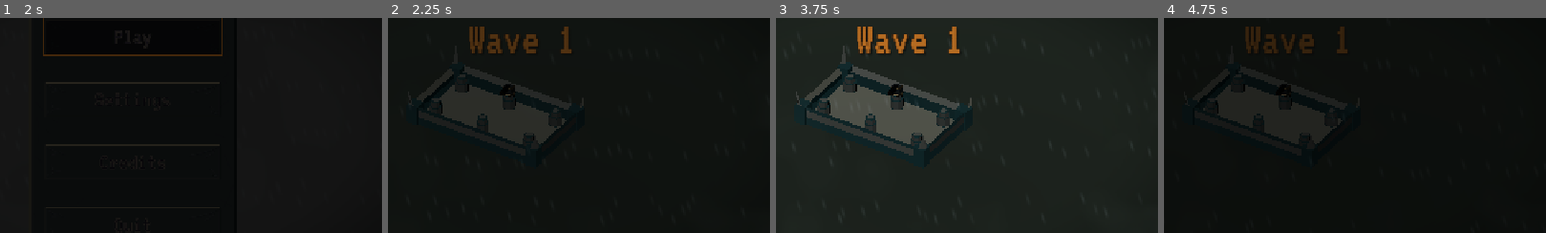
Above: before the commit, frames 1-4 (left to right).
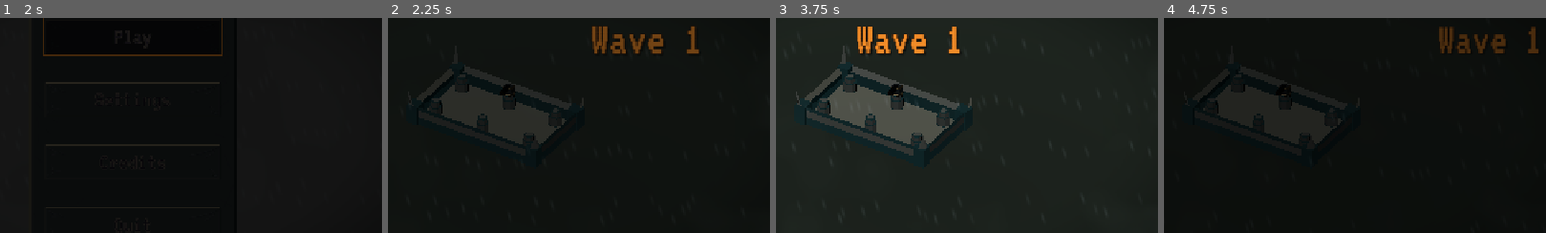
Above: after the commit, the same moments.

Repository: JeremyMarkWilcox/Tower-Defense
Game: Godot game, scene res://core/ui/boot.tscn
Same seed, same stepped clock (60 frames per second), same inputs: the game is played once before the commit and once after it. Sound files missing from this copy of the repository are replaced by a short silence.
Inputs (mouse positions are % of the whole screen's width and height, from its top left):
- Up to frame 1 (2 s): tap Enter at 0.5 s; move the mouse to (72, 45) at 0.52 s; hold Right (ui_right) 0.53-1.28 s; hold Space (thread_cut) 0.53-1.28 s; click (72, 45) at 0.67 s; move the mouse to (30, 55) at 1.27 s; hold Down (ui_down) from 1.28 s (still down); tap E (thread_next) at 1.35 s
- Up to frame 2 (2.25 s): move the mouse to (60, 28) at 2.02 s; release Down (ui_down) at 2.03 s; hold Right (ui_right) from 2.03 s (still down); hold Q (thread_prev) from 2.03 s (still down)
- Up to frame 3 (3.75 s): move the mouse to (45, 70) at 2.77 s; release Right (ui_right) at 2.78 s; release Q (thread_prev) at 2.78 s; hold Up (ui_up) 2.78-3.53 s; tap R at 2.85 s; click (45, 70) at 2.92 s; tap Space (thread_cut) at 3.5 s; move the mouse to (80, 65) at 3.52 s; hold Left (ui_left) from 3.53 s (still down); tap K at 3.6 s
- Up to frame 4 (4.75 s): tap Escape (pause) at 4.15 s; release Left (ui_left) at 4.25 s; click "Restart" at 4.25 s
The pictures show only the part of the screen within x 33-83%, y 24-74%; the shares and areas given below are measured in that part.

Frame 1 is identical in both runs. In frame 2, 2.5% of the frame differs, in the area x 21-82%, y 4-17%; in frame 3, 1.1%; in frame 4, 2.2%.

Commit message:
Sounds

Diff:
--- a/assets/3d_art/particle_effects/attacks/frost_nova.gd
+++ b/assets/3d_art/particle_effects/attacks/frost_nova.gd
@@ -7,8 +7,12 @@
 ## How see-through the ring is at its strongest. 0 = invisible, 1 = solid.
 @export_range(0.0, 1.0, 0.05) var ring_alpha := 0.35
 
+@export var sound: AudioStream
+@export var sound_volume_db := -4.0
+
 
 func play(radius: float) -> void:
+	Audio.play_sfx(sound, 0.05, sound_volume_db)
 	if ring == null:
 		queue_free()
 		return
--- a/assets/3d_art/particle_effects/attacks/frost_nova.tscn
+++ b/assets/3d_art/particle_effects/attacks/frost_nova.tscn
@@ -2,6 +2,7 @@
 
 [ext_resource type="Script" uid="uid://gttsjxoa4feg" path="res://assets/3d_art/particle_effects/attacks/frost_nova.gd" id="1_csfy4"]
 [ext_resource type="Texture2D" uid="uid://rckp6dgpnhy8" path="res://assets/2d_art/ice_shard.png" id="1_p02op"]
+[ext_resource type="AudioStream" uid="uid://xkswioftljfm" path="res://assets/sounds/sfx/frost_nova.wav" id="2_f4xi0"]
 
 [sub_resource type="StandardMaterial3D" id="StandardMaterial3D_f4xi0"]
 transparency = 1
@@ -37,6 +38,8 @@
 ring = NodePath("Ring")
 shards = NodePath("Shards")
 ring_alpha = 0.2
+sound = ExtResource("2_f4xi0")
+sound_volume_db = -24.0
 
 [node name="Ring" type="MeshInstance3D" parent="." unique_id=1878222262]
 mesh = SubResource("TorusMesh_ra2i3")
--- a/core/autoloads/audio.gd
+++ b/core/autoloads/audio.gd
@@ -1,7 +1,9 @@
 extends Node
 ## UI sounds for every button, a small SFX pool, and music with crossfade.
 
-const SFX_VOICES := 8
+const SFX_VOICES := 16
+## The same sound can't restart more often than this (stops shot spam from stacking up).
+const MIN_REPEAT_GAP := 0.05
 const NAV_ACTIONS: Array[String] = ["ui_up", "ui_down", "ui_left", "ui_right", "ui_focus_next", "ui_focus_prev"]
 
 @export_group("UI Sounds")
@@ -12,12 +14,19 @@
 @export_group("Music")
 @export var default_crossfade := 1.0
 
+@export_group("Ambience")
+## Plays from boot in every scene and is never paused (the rain).
+@export var ambience: AudioStream
+@export var ambience_volume_db := -6.0
+
 var _ui_player: AudioStreamPlayer
 var _sfx_players: Array[AudioStreamPlayer] = []
 var _music_a: AudioStreamPlayer
 var _music_b: AudioStreamPlayer
 var _active_music: AudioStreamPlayer
 var _music_tween: Tween
+var _last_played: Dictionary = {}  # AudioStream -> last start time in ms
+var _ambience_player: AudioStreamPlayer
 
 
 func _ready() -> void:
@@ -30,6 +39,11 @@
 	_active_music = _music_a
 	get_tree().node_added.connect(_on_node_added)
 	_hook_existing.call_deferred(get_tree().root)
+	_ambience_player = _make_player("Ambience")
+	if ambience:
+		_ambience_player.stream = ambience
+		_ambience_player.volume_db = ambience_volume_db
+		_ambience_player.play()
 
 
 # --- UI ---
@@ -47,13 +61,18 @@
 
 # --- SFX ---
 
-func play_sfx(stream: AudioStream, pitch_variation := 0.0) -> void:
+func play_sfx(stream: AudioStream, pitch_variation := 0.0, volume_db := 0.0) -> void:
 	if stream == null:
 		return
+	var now := Time.get_ticks_msec()
+	if now - int(_last_played.get(stream, -100000)) < MIN_REPEAT_GAP * 1000.0:
+		return  # this exact sound just played; skip the duplicate
+	_last_played[stream] = now
 	for player in _sfx_players:
 		if not player.playing:
 			player.stream = stream
 			player.pitch_scale = 1.0 + randf_range(-pitch_variation, pitch_variation)
+			player.volume_db = volume_db
 			player.play()
 			return
 	# every voice is busy: skip this sound rather than cut one off
@@ -62,6 +81,7 @@
 # --- Music ---
 
 func play_music(stream: AudioStream, fade_time := default_crossfade) -> void:
+	set_music_paused(false)
 	if stream == null:
 		stop_music(fade_time)
 		return
@@ -98,6 +118,12 @@
 	await _music_tween.finished
 	if from and from != to:
 		from.stop()
+
+
+## Pauses or resumes the music where it is. Ambience and SFX keep playing.
+func set_music_paused(paused: bool) -> void:
+	_music_a.stream_paused = paused
+	_music_b.stream_paused = paused
 
 
 func _set_linear_volume(value: float, player: AudioStreamPlayer) -> void:
--- a/core/autoloads/audio.tscn
+++ b/core/autoloads/audio.tscn
@@ -4,9 +4,12 @@
 [ext_resource type="AudioStream" uid="uid://d4bsisau8la3h" path="res://assets/sounds/sfx/question_004.wav" id="2_joat1"]
 [ext_resource type="AudioStream" uid="uid://c6n6odedvnoji" path="res://assets/sounds/sfx/select_001.ogg" id="3_kgqjb"]
 [ext_resource type="AudioStream" uid="uid://5pmss0av5i1" path="res://assets/sounds/sfx/back_002.ogg" id="4_0uhop"]
+[ext_resource type="AudioStream" uid="uid://cmy8cf4wkah2q" path="res://assets/sounds/music/Rainfg.ogg" id="5_kgqjb"]
 
 [node name="Audio" type="Node" unique_id=238841783]
 script = ExtResource("1_v581s")
 hover_sound = ExtResource("2_joat1")
 click_sound = ExtResource("3_kgqjb")
 back_sound = ExtResource("4_0uhop")
+ambience = ExtResource("5_kgqjb")
+ambience_volume_db = 0.0
--- a/core/autoloads/settings.gd
+++ b/core/autoloads/settings.gd
@@ -5,7 +5,7 @@
 
 const CONFIG_PATH := "user://settings.cfg"
 
-var volumes: Dictionary[String, float] = {"Master": 1.0, "Music": 0.8, "SFX": 0.8, "UI": 0.8}
+var volumes: Dictionary[String, float] = {"Master": 1.0, "Music": 0.8, "SFX": 0.8, "UI": 0.8, "Ambience": 0.8}
 var fullscreen := false
 var ui_scale := 1.0
 var screen_shake := true
--- a/core/ui/settings_menu.gd
+++ b/core/ui/settings_menu.gd
@@ -6,6 +6,7 @@
 @export var music_slider: HSlider
 @export var sfx_slider: HSlider
 @export var ui_slider: HSlider
+@export var ambience_slider: HSlider
 @export var fullscreen_toggle: CheckButton
 @export var shake_toggle: CheckButton
 @export var flash_toggle: CheckButton
@@ -23,6 +24,7 @@
 	master_slider.value_changed.connect(func(value: float) -> void: Settings.set_volume("Master", value))
 	music_slider.value_changed.connect(func(value: float) -> void: Settings.set_volume("Music", value))
 	sfx_slider.value_changed.connect(func(value: float) -> void: Settings.set_volume("SFX", value))
+	ambience_slider.value_changed.connect(func(value: float) -> void: Settings.set_volume("Ambience", value))
 	ui_slider.value_changed.connect(func(value: float) -> void: Settings.set_volume("UI", value))
 	fullscreen_toggle.toggled.connect(Settings.set_fullscreen)
 	shake_toggle.toggled.connect(Settings.set_screen_shake)
@@ -54,6 +56,7 @@
 	master_slider.set_value_no_signal(Settings.volumes["Master"])
 	music_slider.set_value_no_signal(Settings.volumes["Music"])
 	sfx_slider.set_value_no_signal(Settings.volumes["SFX"])
+	ambience_slider.set_value_no_signal(Settings.volumes["Ambience"])
 	ui_slider.set_value_no_signal(Settings.volumes["UI"])
 	var is_fullscreen := Settings.fullscreen
 	if OS.has_feature("web"):
--- a/core/ui/settings_menu.tscn
+++ b/core/ui/settings_menu.tscn
@@ -2,7 +2,7 @@
 
 [ext_resource type="Script" uid="uid://ofjd23x0aj6q" path="res://core/ui/settings_menu.gd" id="1_ig1xr"]
 
-[node name="SettingsMenu" type="Control" unique_id=662873383 node_paths=PackedStringArray("master_slider", "music_slider", "sfx_slider", "ui_slider", "fullscreen_toggle", "shake_toggle", "fla …(146 unchanged characters)…
+[node name="SettingsMenu" type="Control" unique_id=662873383 node_paths=PackedStringArray("master_slider", "music_slider", "sfx_slider", "ui_slider", "ambience_slider", "fullscreen_toggle", "shake_toggle", "fla …(146 unchanged characters)…
 layout_mode = 3
 anchors_preset = 15
 anchor_right = 1.0
@@ -14,6 +14,7 @@
 music_slider = NodePath("VBoxMain/ScrollContainer/ScrollerVBox/Music/MusicHSlider")
 sfx_slider = NodePath("VBoxMain/ScrollContainer/ScrollerVBox/SFX/SFXHSlider")
 ui_slider = NodePath("VBoxMain/ScrollContainer/ScrollerVBox/UISounds/UIHSlider")
+ambience_slider = NodePath("VBoxMain/ScrollContainer/ScrollerVBox/Ambience/AmbienceHSlider")
 fullscreen_toggle = NodePath("VBoxMain/ScrollContainer/ScrollerVBox/FullScreenBox/FullScreen")
 shake_toggle = NodePath("VBoxMain/ScrollContainer/ScrollerVBox/ShakeScreenBox/ScreenShake")
 flash_toggle = NodePath("VBoxMain/ScrollContainer/ScrollerVBox/FlashingEffectsBox/FlashingEffects")
@@ -104,6 +105,22 @@
 max_value = 1.0
 step = 0.05
 
+[node name="Ambience" type="HBoxContainer" parent="VBoxMain/ScrollContainer/ScrollerVBox" unique_id=917424789]
+layout_mode = 2
+
+[node name="AmbienceLabel" type="Label" parent="VBoxMain/ScrollContainer/ScrollerVBox/Ambience" unique_id=879088305]
+custom_minimum_size = Vector2(150, 0)
+layout_mode = 2
+text = "Ambience"
+
+[node name="AmbienceHSlider" type="HSlider" parent="VBoxMain/ScrollContainer/ScrollerVBox/Ambience" unique_id=725598598]
+custom_minimum_size = Vector2(400, 0)
+layout_mode = 2
+size_flags_horizontal = 6
+size_flags_vertical = 4
+max_value = 1.0
+step = 0.05
+
 [node name="SFX" type="HBoxContainer" parent="VBoxMain/ScrollContainer/ScrollerVBox" unique_id=1814023023]
 layout_mode = 2
 
--- a/core/ui/title.tscn
+++ b/core/ui/title.tscn
@@ -1,7 +1,6 @@
 [gd_scene format=3 uid="uid://bub40ec1qfl2u"]
 
 [ext_resource type="Script" uid="uid://dotsrnnn415j1" path="res://core/ui/title.gd" id="1_s5xim"]
-[ext_resource type="AudioStream" uid="uid://bjtpqornf3g4s" path="res://assets/sounds/music/deified.mp3" id="2_4snhl"]
 [ext_resource type="PackedScene" uid="uid://dr52lc4bvyyj7" path="res://core/ui/settings_menu.tscn" id="2_fepre"]
 [ext_resource type="PackedScene" uid="uid://ms65ua2jh58q" path="res://game/ui/screens/skull_button.tscn" id="3_2fc5o"]
 [ext_resource type="PackedScene" uid="uid://drybvcb351xjl" path="res://core/ui/title_backdrop.tscn" id="3_2uxhk"]
@@ -54,7 +53,6 @@
 grow_vertical = 2
 script = ExtResource("1_s5xim")
 game_scene = "uid://bghavjkofsdd7"
-music = ExtResource("2_4snhl")
 play_button = NodePath("VBoxContainer/PlayButton")
 settings_button = NodePath("VBoxContainer/Settings")
 credits_button = NodePath("VBoxContainer/CreditsButton")
--- a/default_bus_layout.tres
+++ b/default_bus_layout.tres
@@ -19,3 +19,9 @@
 bus/3/bypass_fx = false
 bus/3/volume_db = 0.0
 bus/3/send = &"Master"
+bus/4/name = &"Ambience"
+bus/4/solo = false
+bus/4/mute = false
+bus/4/bypass_fx = false
+bus/4/volume_db = 0.0
+bus/4/send = &"Master"
--- a/game/data/towers/bullet/bullet.gd
+++ b/game/data/towers/bullet/bullet.gd
@@ -50,6 +50,8 @@
 	var enemy := area.get_parent() as BaseEnemy
 	if enemy:
 		enemy.take_damage(int(damage))
+		if tower_data:
+			Audio.play_sfx(tower_data.get_hit_sound(type), 0.1, tower_data.hit_volume_db)
 		if tower_data:
 			_apply_effect(enemy)
 	_spawn_effect(hitParticle)
--- a/game/data/towers/towers/tower.gd
+++ b/game/data/towers/towers/tower.gd
@@ -87,6 +87,7 @@
 	bulletInstance.type = type
 	bulletInstance.level = level
 	bulletInstance.tower_data = tower_data
+	Audio.play_sfx(tower_data.get_shot_sound(type), 0.08, tower_data.shot_volume_db)
 
 	if twrShotParticle:
 		var flash := twrShotParticle.instantiate() as Node3D
--- a/game/data/towers/towers/tower_data.tres
+++ b/game/data/towers/towers/tower_data.tres
@@ -7,13 +7,17 @@
 [ext_resource type="PackedScene" uid="uid://cyn45b55j6a6x" path="res://assets/3d_art/particle_effects/attacks/fire_hit.tscn" id="2_r20n7"]
 [ext_resource type="PackedScene" uid="uid://6xr5g0kcstpl" path="res://game/data/towers/bullet/visuals/fireball.tscn" id="3_d81vh"]
 [ext_resource type="PackedScene" uid="uid://c6bt1b5a61xuv" path="res://assets/3d_art/particle_effects/attacks/cannon_hit.tscn" id="3_ec85p"]
+[ext_resource type="AudioStream" uid="uid://c1d3yo48jkt4w" path="res://assets/sounds/sfx/cannon_hit.wav" id="4_idbte"]
 [ext_resource type="PackedScene" uid="uid://cq6n43g7ad7iv" path="res://assets/3d_art/particle_effects/attacks/ice_hit.tscn" id="4_ldq5b"]
+[ext_resource type="AudioStream" uid="uid://cv54e54nf6ow4" path="res://assets/sounds/sfx/cannon.wav" id="5_7nsal"]
 [ext_resource type="PackedScene" uid="uid://dcnixmhr20vy4" path="res://assets/3d_art/towers/FireTowerlvl2.glb" id="6_d81vh"]
 [ext_resource type="PackedScene" uid="uid://bvh7wpjavnwmp" path="res://game/data/towers/bullet/visuals/ice_shard.tscn" id="6_ec85p"]
+[ext_resource type="AudioStream" uid="uid://rlxfta2pvmjv" path="res://assets/sounds/sfx/fire_tower.wav" id="8_ur78y"]
 [ext_resource type="PackedScene" uid="uid://ut5n0efofydj" path="res://assets/3d_art/particle_effects/attacks/frost_nova.tscn" id="9_imwhn"]
 [ext_resource type="PackedScene" uid="uid://dfqwo7pdhjwkd" path="res://game/data/towers/towers/icelvl_1.tscn" id="10_d81vh"]
 [ext_resource type="PackedScene" uid="uid://djrpki6vu1667" path="res://game/data/towers/towers/ice_towerlevel_2.tscn" id="11_d81vh"]
 [ext_resource type="PackedScene" uid="uid://ejbtcg4bo146" path="res://assets/3d_art/particle_effects/attacks/cannon_shoot.tscn" id="13_ec85p"]
+[ext_resource type="AudioStream" uid="uid://b4cw076tkga6l" path="res://assets/sounds/sfx/ice_tower.wav" id="14_ykpdv"]
 
 [resource]
 script = ExtResource("1_qm3ln")
@@ -32,6 +36,11 @@
 cannon_shoot = ExtResource("13_ec85p")
 ice_shoot = ExtResource("4_ldq5b")
 fire_shoot = ExtResource("2_r20n7")
+cannon_shot_sound = ExtResource("5_7nsal")
+fire_shot_sound = ExtResource("8_ur78y")
+ice_shot_sound = ExtResource("14_ykpdv")
+shot_volume_db = 0.0
+cannon_hit_sound = ExtResource("4_idbte")
 burn_tick_damage = Array[float]([1.5, 2.5])
 burst_gap = 0.25
 slow_duration = Array[float]([2.5, 0.5])
--- a/game/data/towers/towers/towerdata.gd
+++ b/game/data/towers/towers/towerdata.gd
@@ -31,6 +31,20 @@
 @export var cannon_shoot: PackedScene
 @export var ice_shoot: PackedScene
 @export var fire_shoot: PackedScene
+
+@export_group("Shot Sounds")
+@export var cannon_shot_sound: AudioStream
+@export var fire_shot_sound: AudioStream
+@export var ice_shot_sound: AudioStream
+## Shots play constantly, so they sit quieter than other sounds.
+@export var shot_volume_db := -8.0
+
+@export_group("Hit Sounds")
+## Leave a slot empty for no hit sound (e.g. Fire and Ice 1).
+@export var cannon_hit_sound: AudioStream
+@export var fire_hit_sound: AudioStream
+@export var ice_hit_sound: AudioStream
+@export var hit_volume_db := -10.0
 
 # One row per type; one entry per level on that path.
 var costData: Array[Array] = [
@@ -110,5 +124,25 @@
 	return scene if scene else cannon_shoot  # fall back if an export is empty
 
 
+func get_shot_sound(type: int) -> AudioStream:
+	match type:
+		FIRE:
+			return fire_shot_sound
+		ICE:
+			return ice_shot_sound
+		_:
+			return cannon_shot_sound
+
+
+func get_hit_sound(type: int) -> AudioStream:
+	match type:
+		FIRE:
+			return fire_hit_sound
+		ICE:
+			return ice_hit_sound
+		_:
+			return cannon_hit_sound
+
+
 func get_bullet_mesh(type: int, _level: int) -> PackedScene:
 	return [cannon_bullet, fire_bullet, ice_bullet][type]
--- a/game/game/game.tscn
+++ b/game/game/game.tscn
@@ -190,6 +190,8 @@
 gold_manager = NodePath("../../Managers/GoldManager")
 stronghold = NodePath("../../World/Environment/Stronghold")
 wave_manager = NodePath("../../Managers/WaveManager")
+banner_slide = 1400.0
+vignette_peak = 0.25
 
 [node name="TowerMenus" type="Node" parent="UI" unique_id=1342853690 node_paths=PackedStringArray("stronghold", "build_panel", "upgrade_panel")]
 script = ExtResource("26_ropga")
--- a/game/managers/game_manager.gd
+++ b/game/managers/game_manager.gd
@@ -38,6 +38,21 @@
 	thread_manager.lull_ended.connect(wave_manager.on_lull_ended)
 	thread_manager.thread_released.connect(_on_thread_released)
 	stronghold.destroyed.connect(_lose)
+	MenuManager.menu_opened.connect(_on_menu_opened)
+	MenuManager.menu_closed.connect(_on_menu_closed)
+
+
+## Only the pause menu stops the music; hint cards keep it playing.
+func _on_menu_opened(menu: BaseMenu) -> void:
+	if menu == pause_menu:
+		Audio.set_music_paused(true)
+
+
+func _on_menu_closed(_menu: BaseMenu) -> void:
+	# Pause -> Settings -> Back still has the pause menu open underneath,
+	# so only resume once every menu is closed.
+	if not MenuManager.is_menu_open():
+		Audio.set_music_paused(false)
 
 
 func _start_run() -> void:
--- a/game/ui/hud/hud.gd
+++ b/game/ui/hud/hud.gd
@@ -14,6 +14,8 @@
 @export var gold_label: Label
 @export var wave_label: Label
 @export var wave_banner: Label
+## How far to the right the wave banner starts before sliding in.
+@export var banner_slide := 240.0
 @export var banner_color := Color(0.6, 0.85, 1.0)
 @export var final_banner_color := Color(0.85, 0.1, 0.1)
 @export var low_health_vignette: ColorRect
@@ -26,6 +28,9 @@
 @export_range(0.0, 1.0, 0.05) var low_health_ratio := 0.25
 @export var hit_color := Color(1.0, 0.35, 0.35)
 @export var shake_strength := 6.0
+
+## Played when the final-wave banner lands. Empty = silent.
+@export var final_wave_sound: AudioStream
 
 var _bar_tween: Tween
 var _hit_tween: Tween
@@ -138,11 +143,38 @@
 	wave_banner.add_theme_color_override("font_color", final_banner_color if is_final else banner_color)
 	if _banner_tween:
 		_banner_tween.kill()
+	wave_banner.pivot_offset = wave_banner.size * 0.5  # grow from the middle
+	wave_banner.offset_transform_position = Vector2(banner_slide, 0.0)
+	wave_banner.scale = Vector2(0.4, 0.4)
 	wave_banner.modulate.a = 0.0
-	_banner_tween = create_tween()
-	_banner_tween.tween_property(wave_banner, "modulate:a", 1.0, 0.3)
-	_banner_tween.tween_interval(1.2)
-	_banner_tween.tween_property(wave_banner, "modulate:a", 0.0, 0.6)
+
+	# The final wave overshoots more, so it lands heavier.
+	var overshoot := Vector2(1.3, 1.3) if is_final else Vector2(1.15, 1.15)
+
+	_banner_tween = create_tween().set_parallel()
+	# 1. Slide in from the right, growing a bit past full size and fading in.
+	_banner_tween.tween_property(wave_banner, "offset_transform_position", Vector2.ZERO, 0.35) \
+		.set_trans(Tween.TRANS_CUBIC).set_ease(Tween.EASE_OUT)
+	_banner_tween.tween_property(wave_banner, "scale", overshoot, 0.35) \
+		.set_trans(Tween.TRANS_CUBIC).set_ease(Tween.EASE_OUT)
+	_banner_tween.tween_property(wave_banner, "modulate:a", 1.0, 0.2)
+	# 2. Pop: settle to full size with a small bounce.
+	_banner_tween.chain().tween_property(wave_banner, "scale", Vector2.ONE, 0.25) \
+		.set_trans(Tween.TRANS_BACK).set_ease(Tween.EASE_OUT)
+
+	# Final wave only: a stinger sound and a short shake as it lands.
+	if is_final:
+		_banner_tween.chain().tween_callback(func() -> void:
+			Audio.play_sfx(final_wave_sound))
+		if Settings.screen_shake:
+			for i in 6:
+				var offset := Vector2(randf_range(-8.0, 8.0), randf_range(-4.0, 4.0))
+				_banner_tween.chain().tween_property(wave_banner, "offset_transform_position", offset, 0.04)
+			_banner_tween.chain().tween_property(wave_banner, "offset_transform_position", Vector2.ZERO, 0.04)
+
+	# 3. Hold, then fade out like before.
+	_banner_tween.chain().tween_interval(1.2)
+	_banner_tween.chain().tween_property(wave_banner, "modulate:a", 0.0, 0.6)
 
 
 func _ignore_mouse(node: Node) -> void:
--- a/game/ui/screens/run_end_screen.tscn
+++ b/game/ui/screens/run_end_screen.tscn
@@ -2,14 +2,16 @@
 
 [ext_resource type="PackedScene" uid="uid://cyyymtcnpcy60" path="res://core/ui/end_screen.tscn" id="1_ydo2o"]
 [ext_resource type="Script" uid="uid://d3cp3p64duyqp" path="res://game/ui/screens/run_end_screen.gd" id="2_lhmfp"]
+[ext_resource type="AudioStream" uid="uid://bn3ljse3akd4q" path="res://assets/sounds/sfx/you_win.ogg" id="3_as7le"]
+[ext_resource type="AudioStream" uid="uid://bi04ub5b50yix" path="res://assets/sounds/sfx/game_over.ogg" id="4_as7le"]
 
 [node name="RunEndScreen" unique_id=1090858386 node_paths=PackedStringArray("focus_chain") instance=ExtResource("1_ydo2o")]
 script = ExtResource("2_lhmfp")
 win_heading = "You Win!"
-win_stinger = null
+win_stinger = ExtResource("3_as7le")
 win_music = null
 lose_heading = "Game Over"
-lose_stinger = null
+lose_stinger = ExtResource("4_as7le")
 lose_music = null
 win_color = Color(0.9490196, 0.54901963, 0.15686275, 1)
 lose_color = Color(0.7019608, 0.14901961, 0.18039216, 1)
Not shown, added: assets/sounds/music/Rainfg.ogg.import
Not shown, removed: assets/sounds/music/deified.mp3.import
Not shown, removed: assets/sounds/music/duty_calls.mp3.import
Not shown, removed: assets/sounds/music/game_over.ogg.import
Not shown, removed: assets/sounds/music/kayak.mp3.import
Not shown, added: assets/sounds/sfx/cannon.wav.import
Not shown, added: assets/sounds/sfx/cannon_hit.wav.import
Not shown, added: assets/sounds/sfx/fire_tower.wav.import
Not shown, added: assets/sounds/sfx/frost_nova.wav.import
Not shown, added: assets/sounds/sfx/game_over.ogg.import
Not shown, added: assets/sounds/sfx/ice_tower.wav.import
Not shown, added: assets/sounds/sfx/you_win.ogg.import
(and 13 more such lines)
